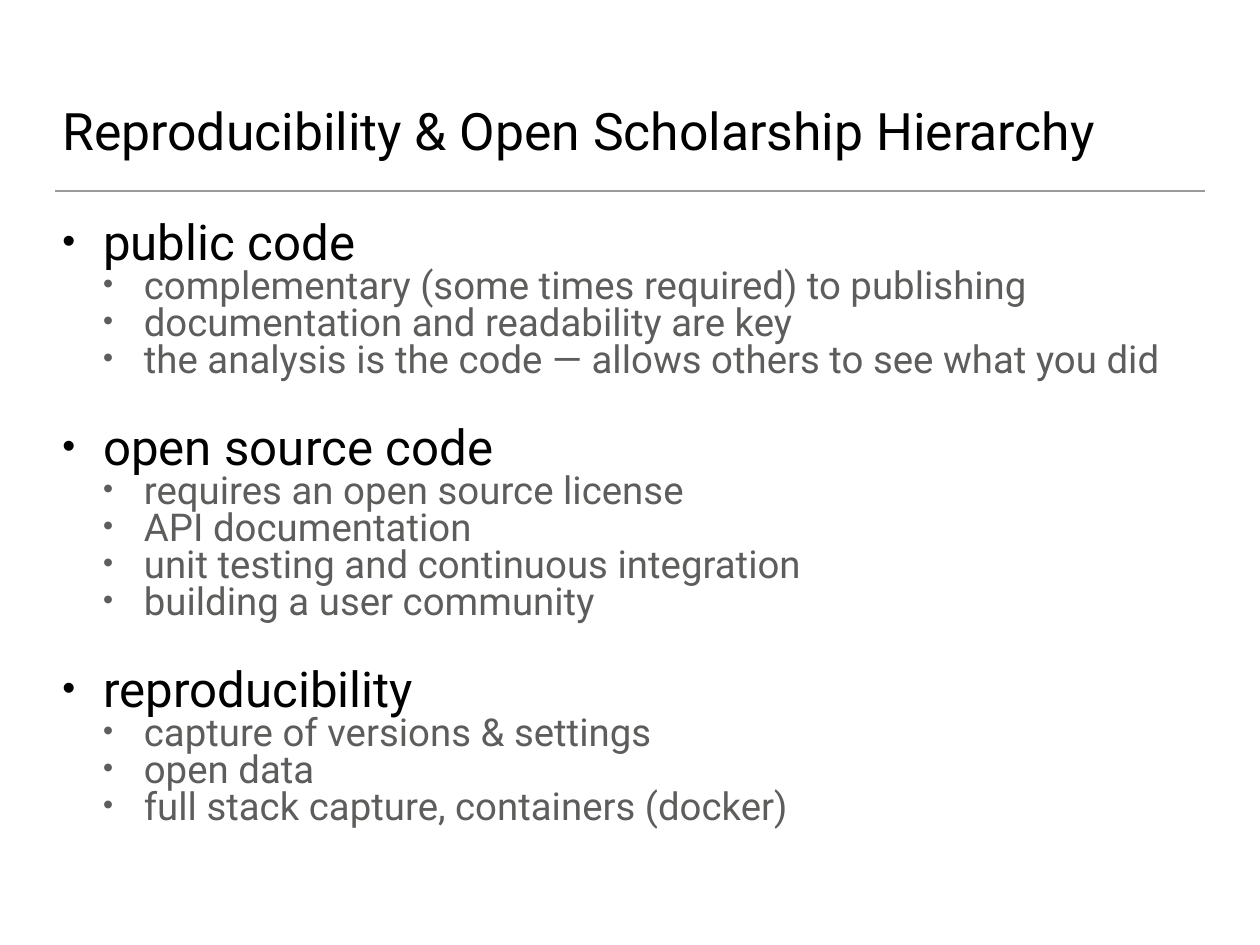
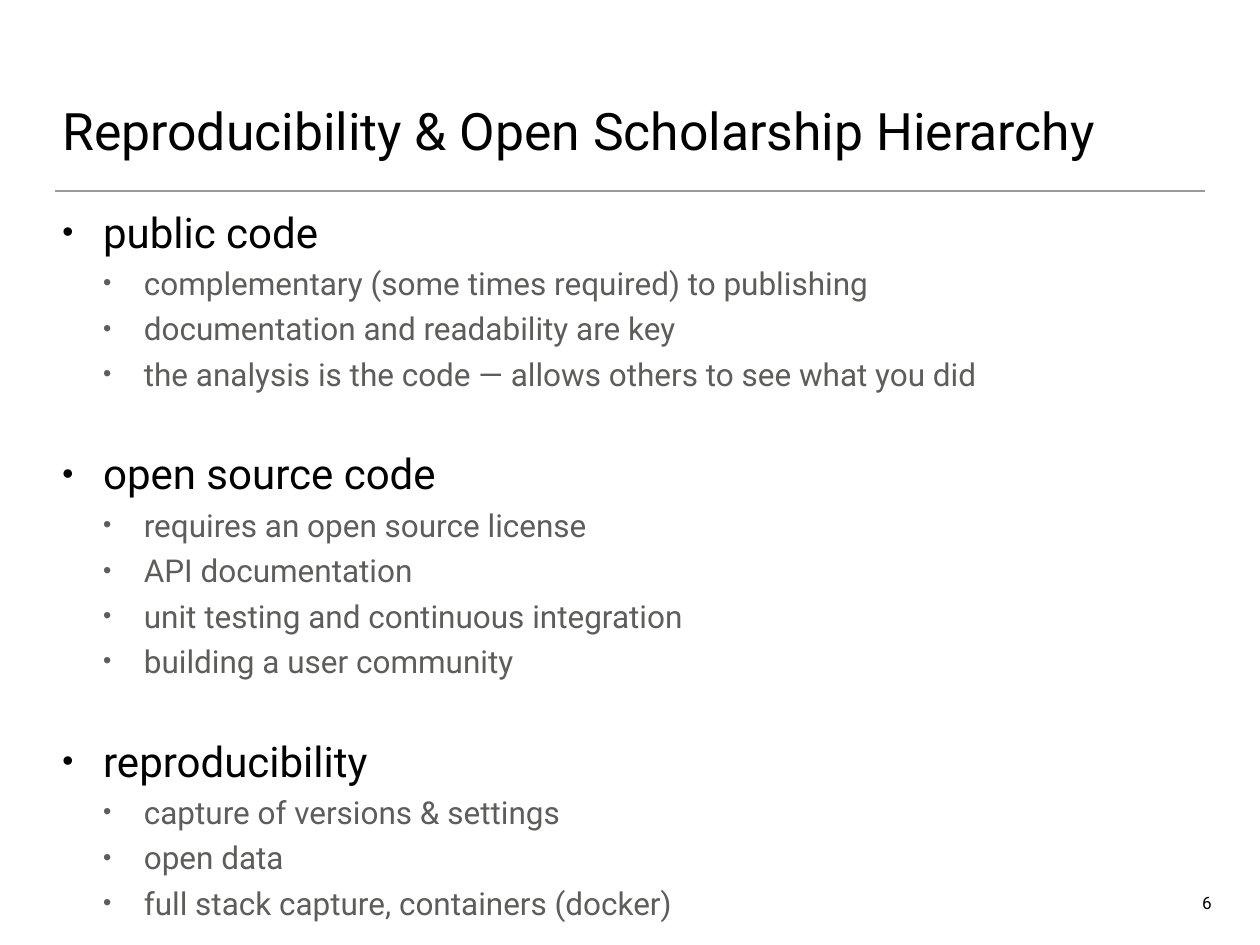
Before and after one commit to UWSEDS/lecture-materials, a slide deck: slide 6 of 04_jupyter_and_python_intro/04_git_intro.pptx (slide 7 before the commit). Drawn at 1260x945 pixels with LibreOffice and Linux fonts; fonts in the diff are those of the drawing. Boxes give left, top, right and bottom in pixels: in the first picture for what was removed or moved away, otherwise in the second. Text is boxed around its words. In the diff, an @@ line names an element or a change of style, - is before the commit and + after.

```diff
--- a/04_jupyter_and_python_intro/04_git_intro.pptx
+++ b/04_jupyter_and_python_intro/04_git_intro.pptx
@@ text "public code": place and size @@
-text "public code" at bbox=[103, 223, 1160, 829]
+text "public code" at bbox=[103, 216, 976, 922]
@@ text "public code" at bbox=[103, 216, 976, 922]: size 28.2 to 24 pt in "public code", "open source code", "reproducibility"; size 21.9 to 18 pt in "complementary (some times required) to publishing", "documentation and readability are key", "the analysis is the code — allows ...", "requires an open source license" and 6 more places; line spacing 0.8 to 1.2 @@
@@ page number added at bbox=[1202, 896, 1212, 909], 9.8 pt, text #000000 @@
+6
```
Also in this commit, not shown: 21 other slides changed, 1 slide removed.
